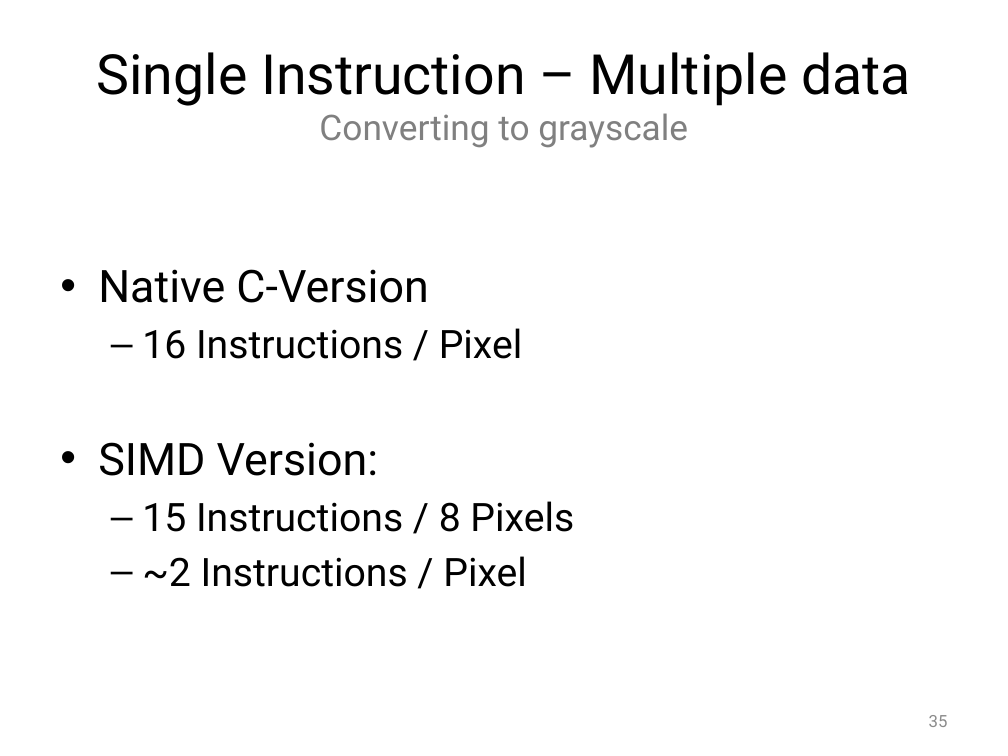
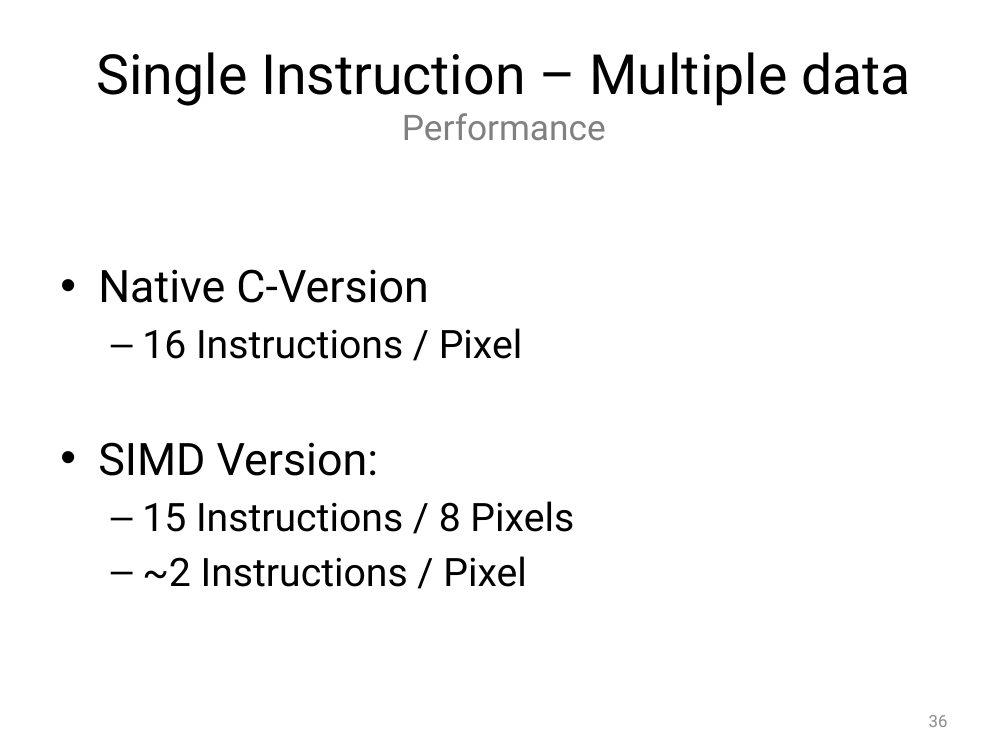
Before and after one commit to Jule/aw1, a slide deck: slide 36 of Praese/Presentation1.pptx (slide 35 before the commit). Drawn at 1008x756 pixels with LibreOffice and Linux fonts; fonts in the diff are those of the drawing; background and template pictures are left out. Boxes give left, top, right and bottom in pixels: in the first picture for what was removed or moved away, otherwise in the second. Text is boxed around its words. In the diff, an @@ line names an element or a change of style, - is before the commit and + after.

```diff
--- a/Praese/Presentation1.pptx
+++ b/Praese/Presentation1.pptx
@@ title at (97, 52, 911, 141): text changed @@
-Single Instruction – Multiple data
-Converting to grayscale
+Single Instruction – Multiple data
+Performance
@@ page number at (929, 715, 948, 727): text changed @@
-35
+36
```
Also in this commit, not shown: 8 other slides changed, 1 slide added.
